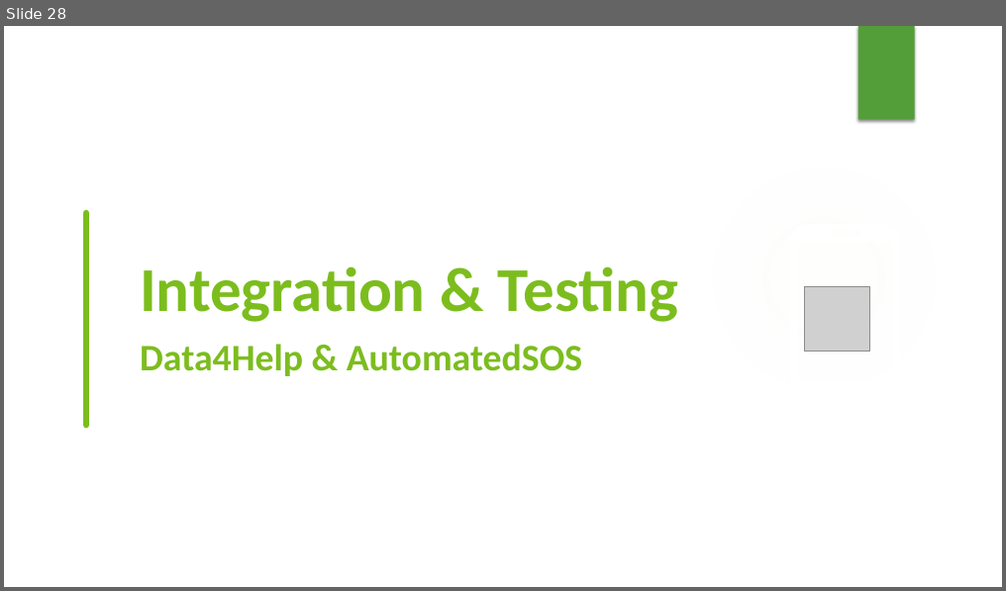
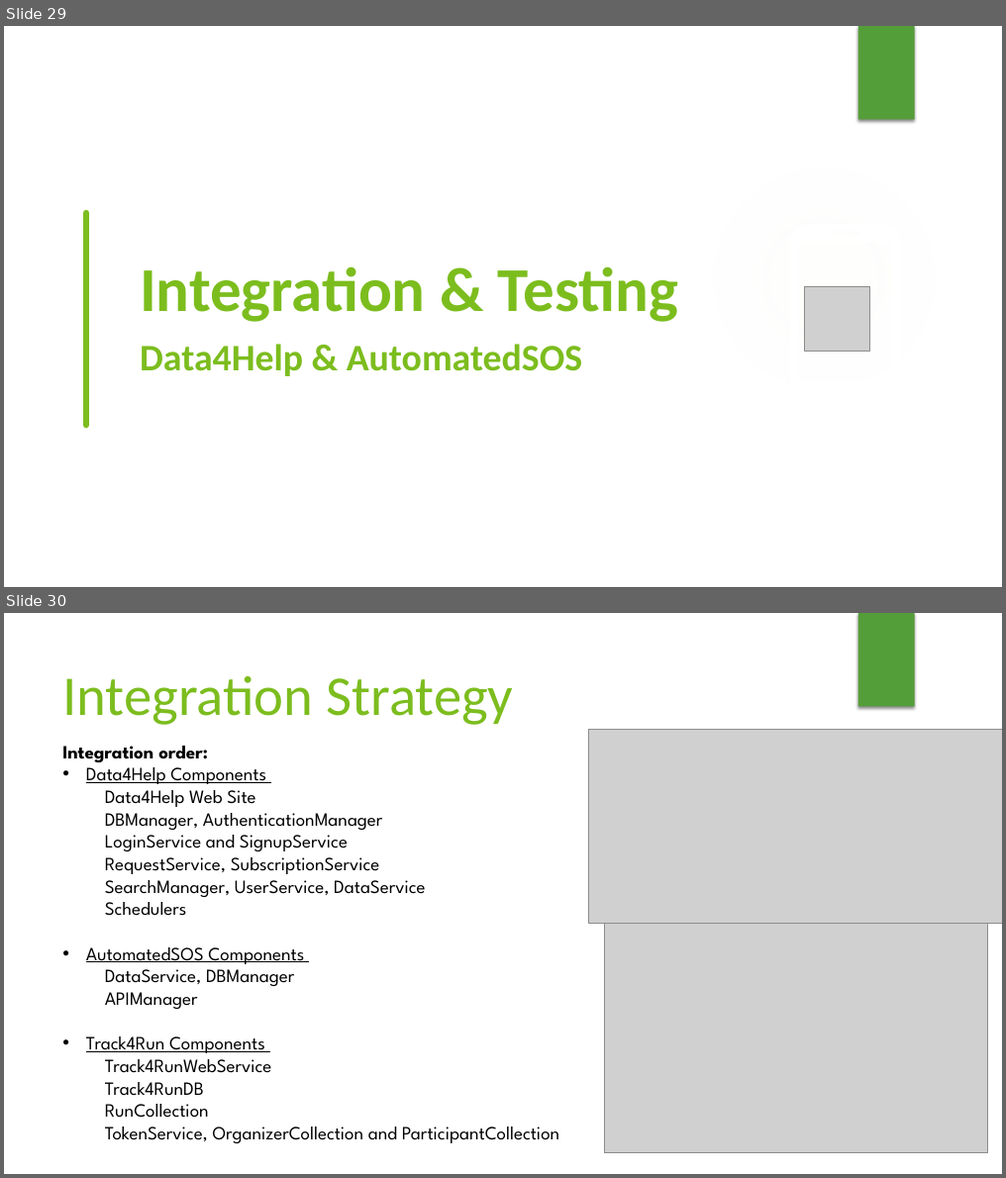
Before and after one commit to lauraschiatti/TrackMe, a slide deck: DeliveryFolder/Project presentation.pptx. Shown one above the other, each under a label of ours: slide 28 before the commit, slides 29 and 30 after it. The pictures are 1006x591 and 1006x1178 pixels, drawn with LibreOffice and Linux fonts; fonts in the diff are those of the drawing; grey boxes stand for pictures; background and template pictures are left out. Boxes give left, top, right and bottom in pixels: in the first picture for what was removed or moved away, otherwise in the second. Text is boxed around its words. In the diff, an @@ line names an element or a change of style, - is before the commit and + after.

```diff
--- a/DeliveryFolder/Project presentation.pptx
+++ b/DeliveryFolder/Project presentation.pptx
@@ slide 30 added at bbox=[4, 613, 1002, 1174], background #FFFFFF; not listed: 2 template elements that a slide beside it also shows @@
@@ text added at bbox=[62, 676, 513, 725], 54 pt, text #7CBD1E @@
+Integration Strategy
@@ picture added at bbox=[589, 730, 1002, 924] @@
@@ text added at bbox=[62, 746, 559, 1144], 18 pt, text #000000 @@
+Integration order:
+• Data4Help Components
+Data4Help Web Site
+DBManager, AuthenticationManager
+LoginService and SignupService
+RequestService, SubscriptionService
+SearchManager, UserService, DataService
+Schedulers
+• AutomatedSOS Components
+DataService, DBManager
+APIManager
+• Track4Run Components
+Track4RunWebService
+Track4RunDB
+RunCollection
+TokenService, OrganizerCollection and ParticipantCollection
@@ picture added at bbox=[604, 924, 988, 1154] @@
@@ what was slide 28 is now slide 29 @@
```
Also in this commit, not shown: 2 slides changed, 5 other slides added, 4 slides removed.
